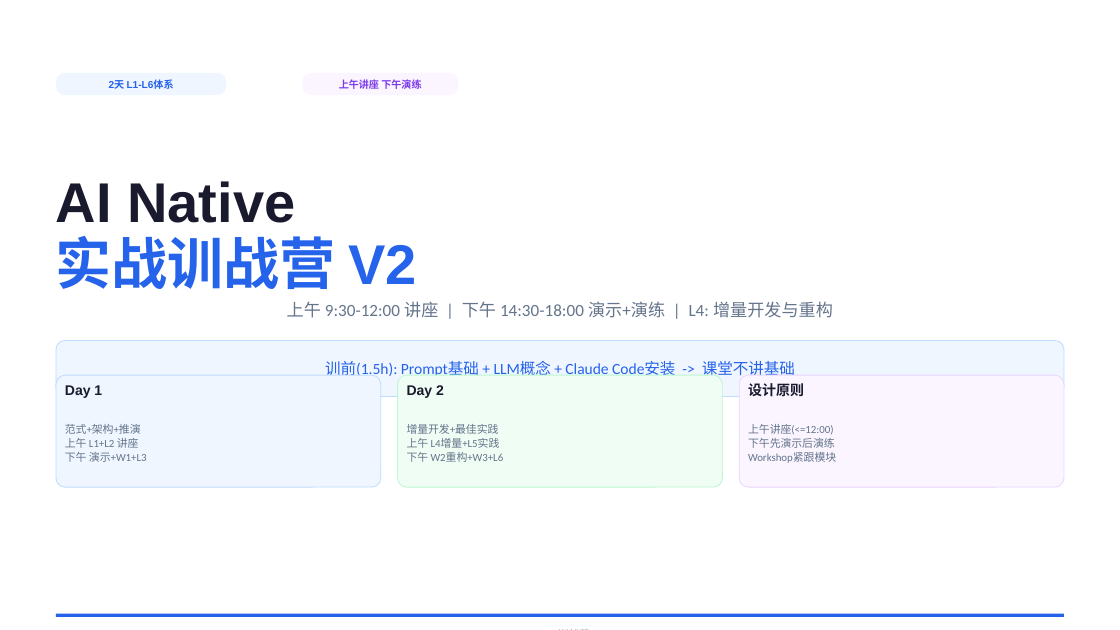
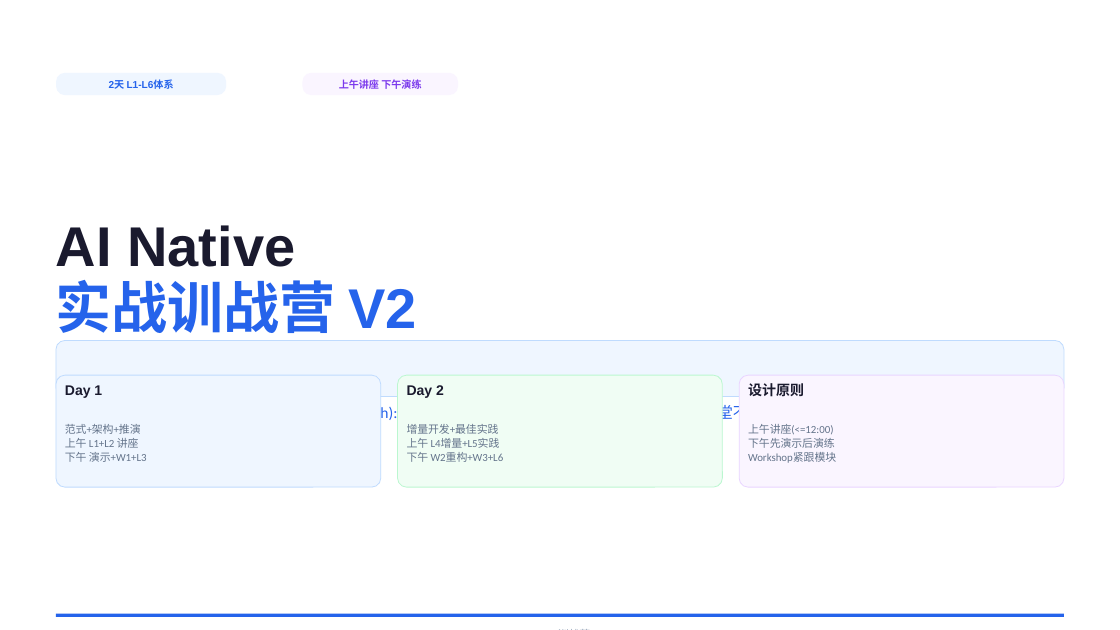
Before and after one commit to JungleTestLabs/ai-coding-training, a slide deck: slide 1 of docs/AI-Native-训战营-介绍与日程.pptx. Drawn at 1120x630 pixels with LibreOffice and Linux fonts; fonts in the diff are those of the drawing. Boxes give left, top, right and bottom in pixels: in the first picture for what was removed or moved away, otherwise in the second. Text is boxed around its words. In the diff, an @@ line names an element or a change of style, - is before the commit and + after.

```diff
--- a/docs/AI-Native-训战营-介绍与日程.pptx
+++ b/docs/AI-Native-训战营-介绍与日程.pptx
@@ text removed at [287, 301, 833, 318] @@
-上午 9:30-12:00 讲座 | 下午 14:30-18:00 演示+演练 | L4: 增量开发与重构
@@ 3 texts: place and size @@
-3 texts at [56, 181, 795, 380]
+3 texts at [56, 225, 795, 423]
```
Also in this commit, not shown: 4 other slides changed.
